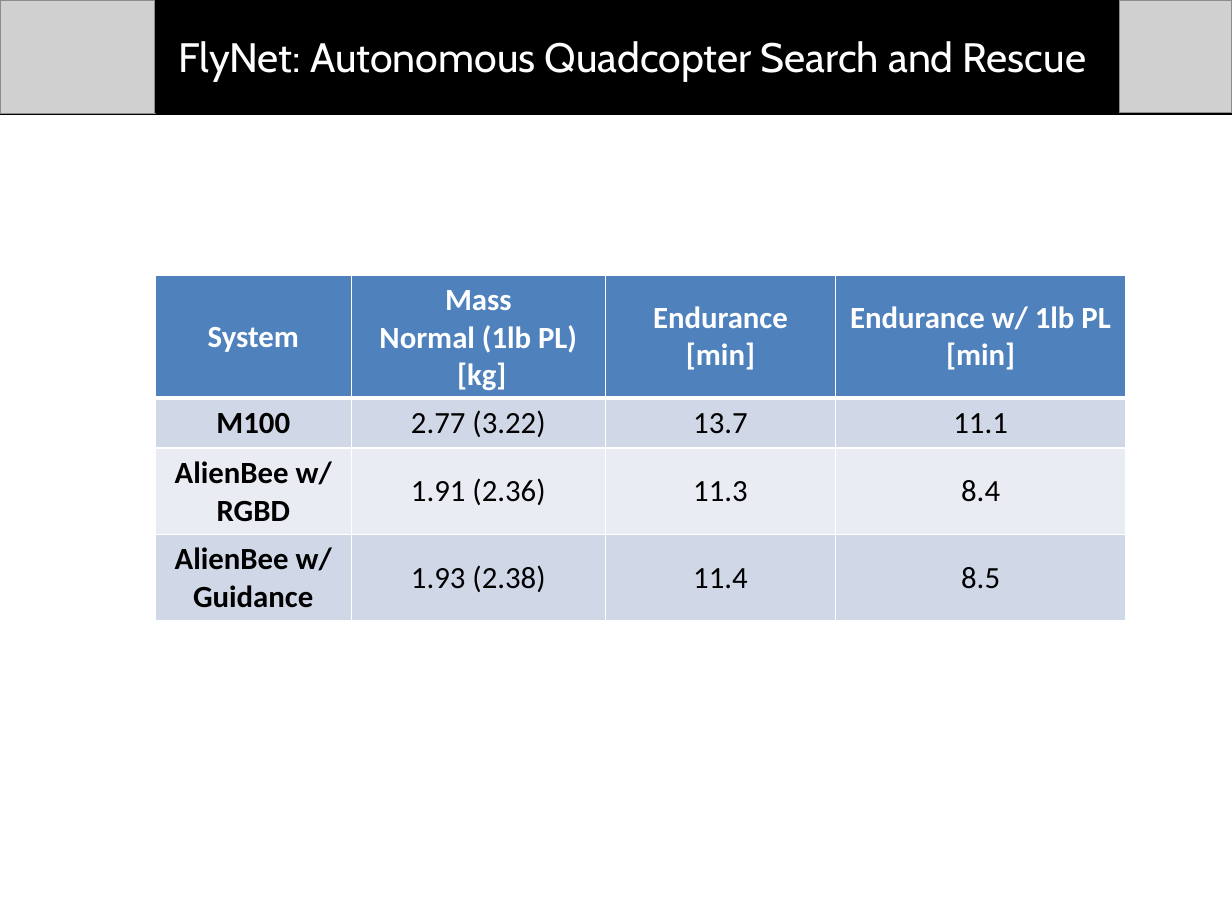
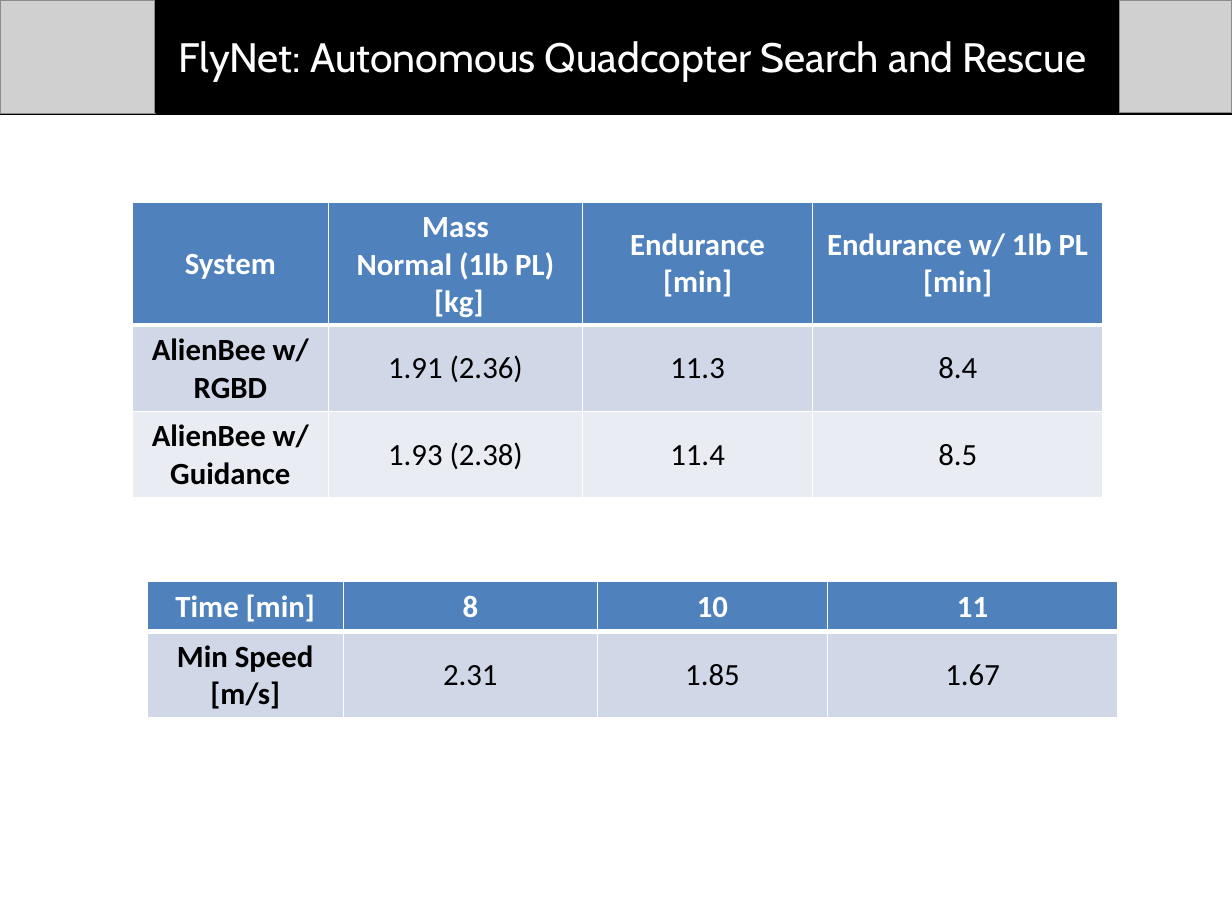
Before and after one commit to dtbinh/FlyNet, a slide deck: slide 5 of Presentations/Mid Semester Review/Individual_Slides/Tyler/Slide template.pptx (slide 4 before the commit). Drawn at 1232x924 pixels with LibreOffice and Linux fonts; fonts in the diff are those of the drawing; grey boxes stand for pictures. Boxes give left, top, right and bottom in pixels: in the first picture for what was removed or moved away, otherwise in the second. Text is boxed around its words. In the diff, an @@ line names an element or a change of style, - is before the commit and + after.

```diff
--- a/Presentations/Mid Semester Review/Individual_Slides/Tyler/Slide template.pptx
+++ b/Presentations/Mid Semester Review/Individual_Slides/Tyler/Slide template.pptx
@@ table at (132,202,1101,498) @@
-row 2: M100 | 2.77 (3.22) | 13.7 | 11.1
@@ table: place and size @@
-table at (155,275,1125,621)
+table at (132,202,1101,498)
@@ table added at (147,582,1116,718), 2 rows, 4 columns @@
+Time [min] | 8 | 10 | 11
+Min Speed [m/s] | 2.31 | 1.85 | 1.67
```
Also in this commit, not shown: 1 slide added, 2 other files.
